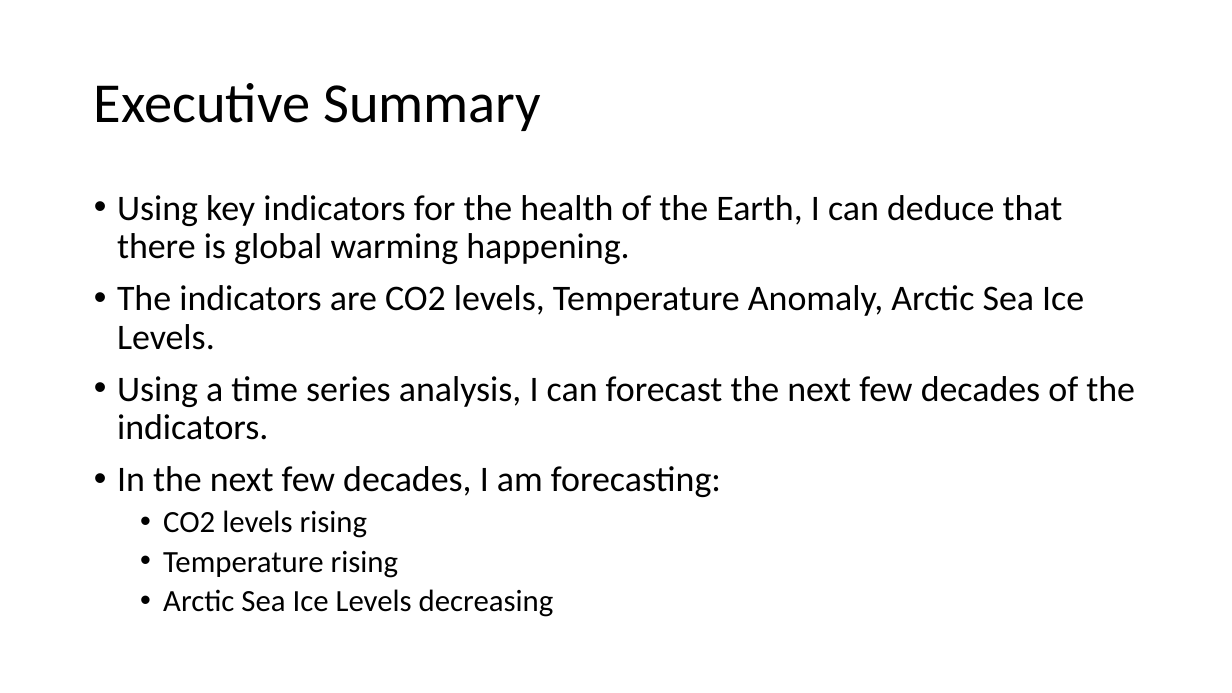
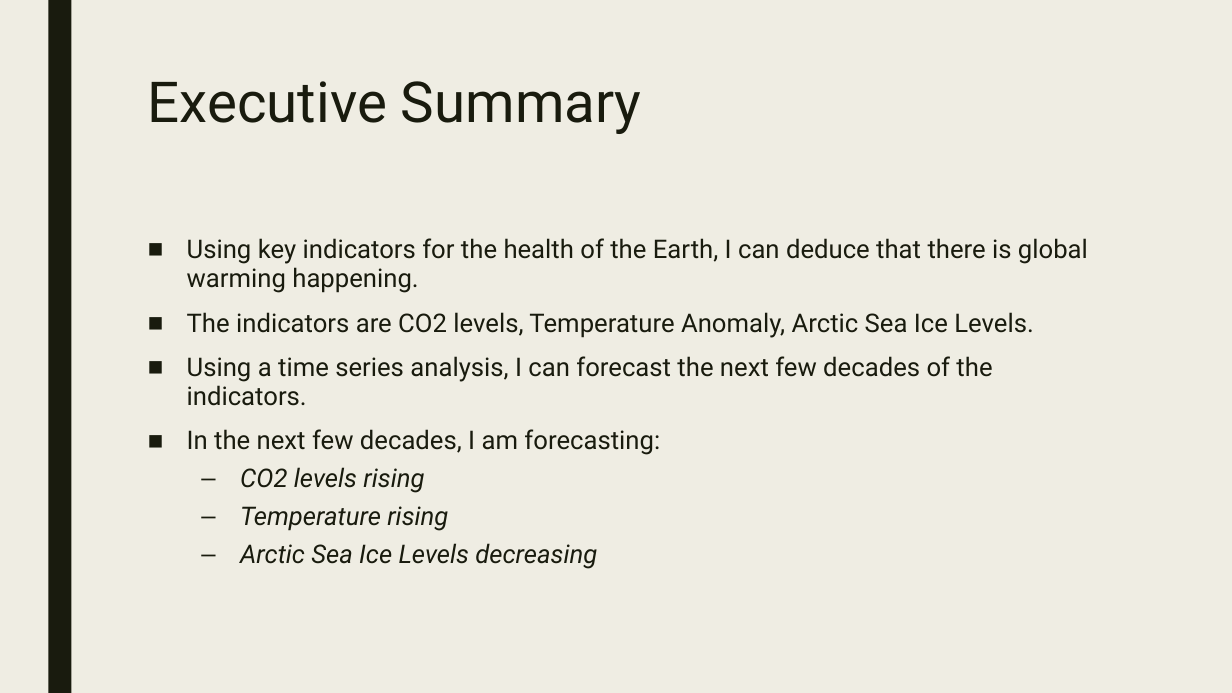
Before and after one commit to Clarkbar36/GDAT626_Final, a slide deck: slide 4 of Global Warming.pptx. Drawn at 1232x693 pixels with LibreOffice and Linux fonts; fonts in the diff are those of the drawing. Boxes give left, top, right and bottom in pixels: in the first picture for what was removed or moved away, otherwise in the second. Text is boxed around its words. In the diff, an @@ line names an element or a change of style, - is before the commit and + after.

```diff
--- a/Global Warming.pptx
+++ b/Global Warming.pptx
@@ background #FFFFFF to #EFEDE3 @@
@@ rectangle added at [48,0,71,693], fill #191B0E @@
@@ title "Executive Summary": place and size @@
-title "Executive Summary" at [94,83,541,131]
+title "Executive Summary" at [148,81,642,134]
@@ title "Executive Summary" at [148,81,642,134]: font Calibri to Roboto, text colour #000000 to #191B0E; line spacing 0.9 to 0.89; vertical alignment middle to top @@
@@ text "Using key indicators for the ...": place and size @@
-text "Using key indicators for the ..." at [117,195,1135,617]
+text "Using key indicators for the ..." at [187,238,1088,569]
@@ text "Using key indicators for the ..." at [187,238,1088,569]: size 28 to 20 pt in "Using key indicators for the health of ...", "The indicators are CO2 levels, Temperature Anomaly, ...", "Using a time series analysis, I can ...", "In the next few decades, I am ..."; font Calibri to Roboto, text colour #000000 to #191B0E; size 24 to 20 pt, italic on in "CO2 levels rising", "Temperature rising", "Arctic Sea Ice Levels decreasing"; bullet • to ■; line spacing 0.9 to 0.94; more space between paragraphs; bullet • to – @@
```
Also in this commit, not shown: 7 other slides changed, 2 other files.
